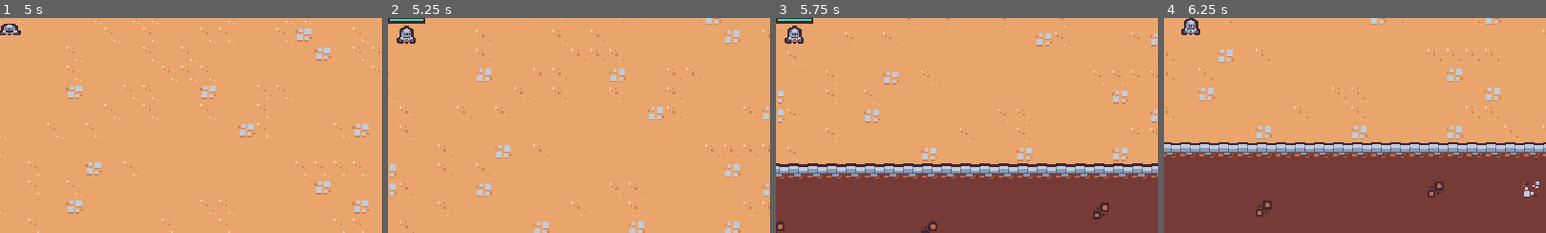
Above: before the commit, frames 1-4 (left to right).
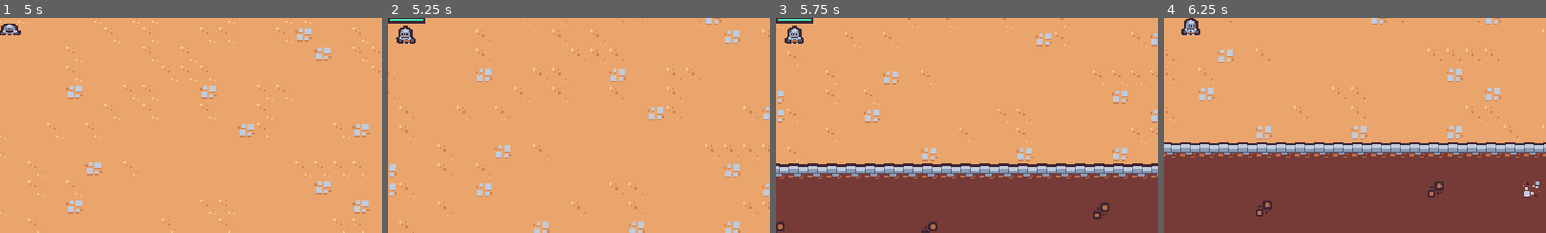
Above: after the commit, the same moments.

Repository: MidniteRunStudios/didactic-sniffle
Game: Godot game, scene res://scenes/main/main.tscn
Same seed, same stepped clock (60 frames per second), same inputs: the game is played once before the commit and once after it.
Inputs (mouse positions are % of the whole screen's width and height, from its top left):
- Up to frame 1 (5 s): move the mouse to (72, 45) at 0.52 s; press the mouse at (72, 45) at 0.53 s; hold D (move_right) 0.53-1.28 s; move the mouse to (30, 55) at 1.27 s; release the mouse at (30, 55) at 1.28 s; hold S (move_down) 1.28-2.03 s; click (30, 55) at 1.35 s; move the mouse to (60, 28) at 2.02 s; press the mouse at (60, 28) at 2.03 s; hold D (move_right) 2.03-2.78 s; move the mouse to (45, 70) at 2.77 s; release the mouse at (45, 70) at 2.78 s; hold W (move_up) 2.78-3.53 s; click (45, 70) at 2.85 s; move the mouse to (80, 65) at 3.52 s; press the mouse at (80, 65) at 3.53 s; hold A (move_left) from 3.53 s (still down); move the mouse to (20, 35) at 4.27 s; release the mouse at (20, 35) at 4.28 s; click (20, 35) at 4.35 s
- Up to frame 2 (5.25 s): move the mouse to (55, 50) at 5.02 s; release A (move_left) at 5.03 s; press the mouse at (55, 50) at 5.03 s; hold S (move_down) from 5.03 s (still down)
- Up to frame 3 (5.75 s): keep holding S (move_down)
- Up to frame 4 (6.25 s): move the mouse to (35, 25) at 5.77 s; release S (move_down) at 5.78 s; release the mouse at (35, 25) at 5.78 s; hold D (move_right) from 5.78 s (still down); click (35, 25) at 5.85 s
The pictures show only the part of the screen within x 48-98%, y 46-96%; the shares and areas given below are measured in that part.

Frame 1 is identical in both runs. In frame 2, less than 0.1% of the frame differs, in the area x 2-8%, y 3-10%; in frame 3, less than 0.1%; in frame 4, nothing differs.
Error after the commit: Invalid assignment of property or key 'scale' with value of type 'Vector2' on a base object of type 'null instance'. (res://scenes/game_object/basic_enemy/basi…

Commit message:
change x scale to flip character direction based on velocity

Diff:
--- a/scenes/game_object/basic_enemy/basic_enemy.gd
+++ b/scenes/game_object/basic_enemy/basic_enemy.gd
@@ -2,12 +2,18 @@
 
 @export var max_speed = 40
 @onready var health_component: HealthComponent = $HealthComponent
+@onready var visuals = $Visuals
+
 
 func _process(_delta):
 	var direction = get_player_direction()
 	velocity = direction * max_speed
 	move_and_slide()
 
+	var move_sign = sign(velocity.x)
+	if move_sign != 0:
+		visuals.scale = Vector2(-move_sign, 1)
+
 func get_player_direction():
 	var player_nodes = get_tree().get_first_node_in_group("player") as Node2D
 	if  player_nodes != null:
--- a/scenes/game_object/player/player.gd
+++ b/scenes/game_object/player/player.gd
@@ -35,9 +35,7 @@
 		animation_player.play("RESET")
 
 	var move_sign = sign(movement_vector.x)
-	if move_sign == 0 || move_sign == 1:
-		visual_node.scale = Vector2.ONE
-	if move_sign == - 1:
+	if move_sign != 0:
 		visual_node.scale = Vector2(move_sign, 1)
 
 # AN: Find the difference of X and Y coordinates from user unput
